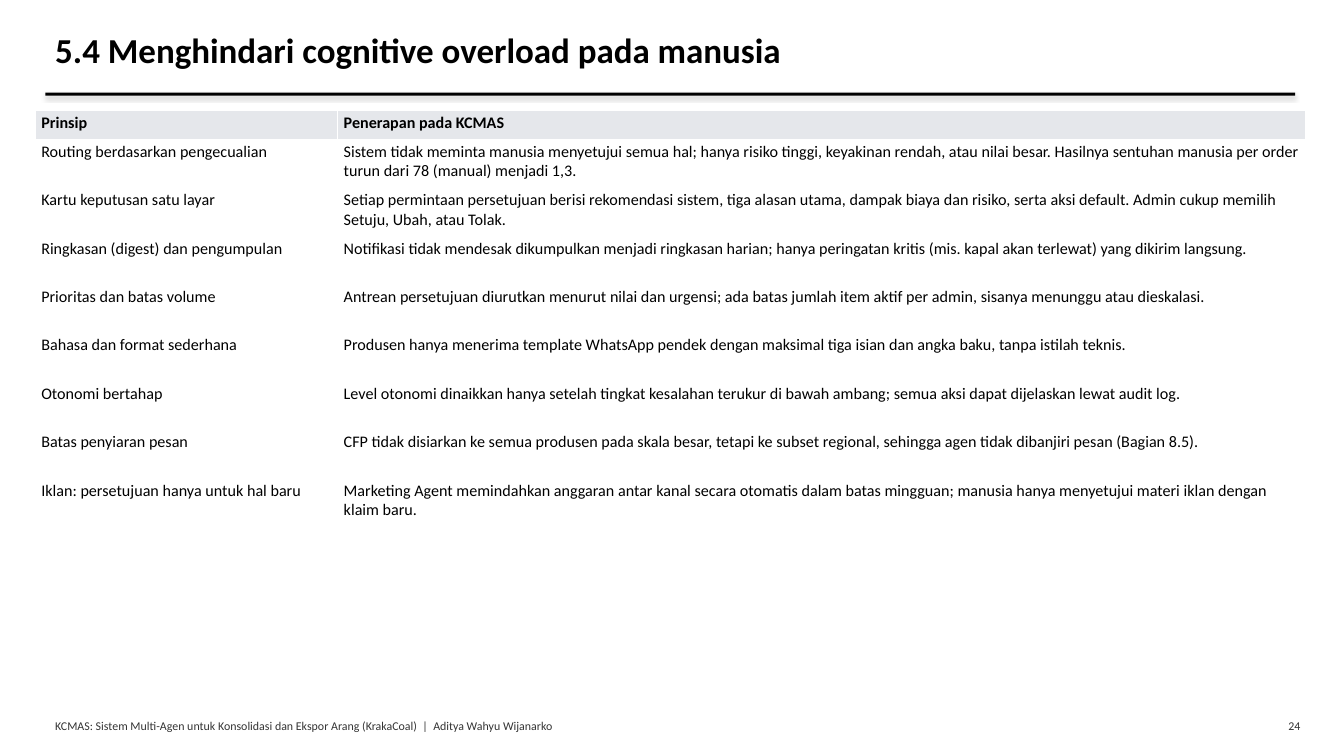
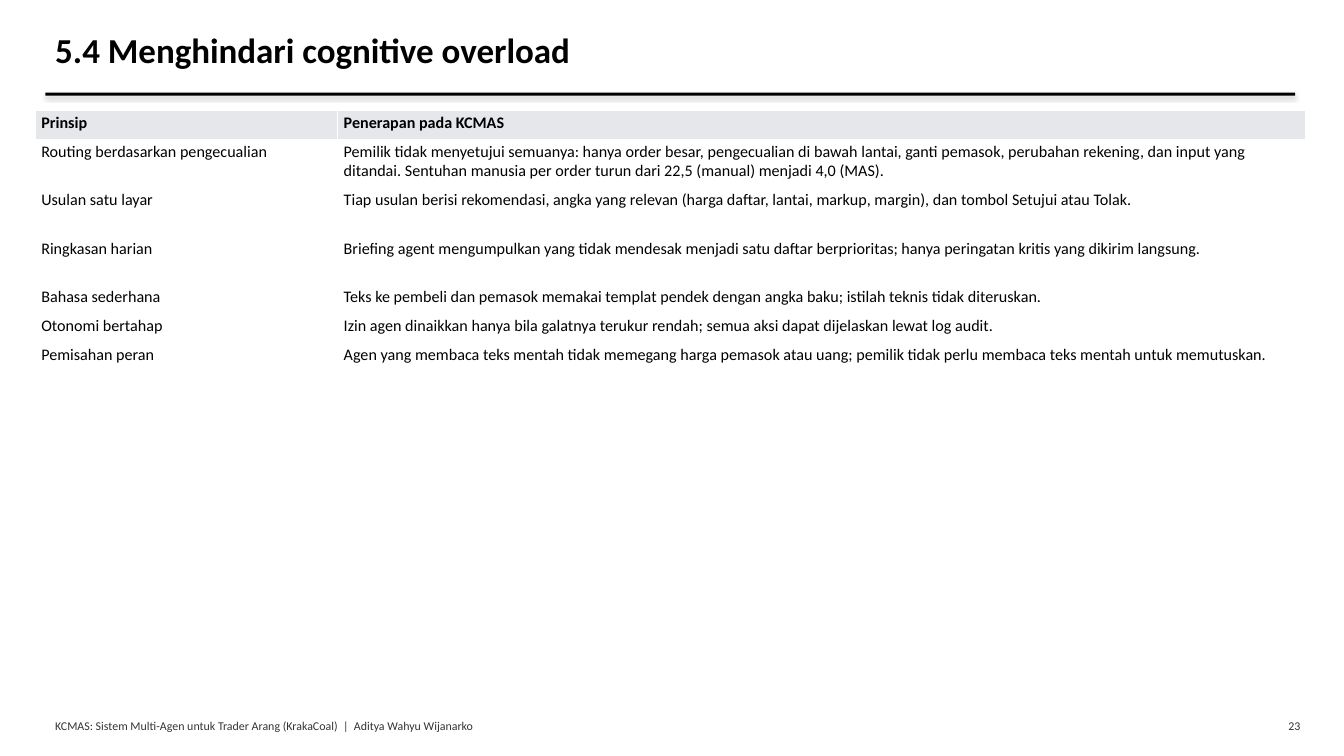
Before and after one commit to AdityaIKO/Agentic-Enterprise, a slide deck: slide 23 of docs/Presentasi_Tugas1.pptx (slide 24 before the commit). Drawn at 1344x756 pixels with LibreOffice and Linux fonts; fonts in the diff are those of the drawing. Boxes give left, top, right and bottom in pixels: in the first picture for what was removed or moved away, otherwise in the second. Text is boxed around its words. In the diff, an @@ line names an element or a change of style, - is before the commit and + after.

```diff
--- a/docs/Presentasi_Tugas1.pptx
+++ b/docs/Presentasi_Tugas1.pptx
@@ text at box(55, 38, 570, 69): text changed @@
-5.4 Menghindari cognitive overload pada manusia
+5.4 Menghindari cognitive overload
@@ table at box(35, 111, 1306, 392) @@
-row 2: Routing berdasarkan pengecualian | Sistem tidak meminta manusia menyetujui semua hal; hanya risiko tinggi, keyakinan rendah, atau nilai besar. Hasilnya sentuhan manusia per order turun dari 78 (manual) menjadi 1,3.
-row 3: Kartu keputusan satu layar | Setiap permintaan persetujuan berisi rekomendasi sistem, tiga alasan utama, dampak biaya dan risiko, serta aksi default. Admin cukup memilih Setuju, Ubah, atau Tolak.
-row 4: Ringkasan (digest) dan pengumpulan | Notifikasi tidak mendesak dikumpulkan menjadi ringkasan harian; hanya peringatan kritis (mis. kapal akan terlewat) yang dikirim langsung.
-row 5: Prioritas dan batas volume | Antrean persetujuan diurutkan menurut nilai dan urgensi; ada batas jumlah item aktif per admin, sisanya menunggu atau dieskalasi.
-row 6: Bahasa dan format sederhana | Produsen hanya menerima template WhatsApp pendek dengan maksimal tiga isian dan angka baku, tanpa istilah teknis.
-row 7: Otonomi bertahap | Level otonomi dinaikkan hanya setelah tingkat kesalahan terukur di bawah ambang; semua aksi dapat dijelaskan lewat audit log.
-row 8: Batas penyiaran pesan | CFP tidak disiarkan ke semua produsen pada skala besar, tetapi ke subset regional, sehingga agen tidak dibanjiri pesan (Bagian 8.5).
-row 9: Iklan: persetujuan hanya untuk hal baru | Marketing Agent memindahkan anggaran antar kanal secara otomatis dalam batas mingguan; manusia hanya menyetujui materi iklan dengan klaim baru.
+row 2: Routing berdasarkan pengecualian | Pemilik tidak menyetujui semuanya: hanya order besar, pengecualian di bawah lantai, ganti pemasok, perubahan rekening, dan input yang ditandai. Sentuhan manusia per order turun dari 22,5 (manual) menjadi 4,0 (MAS).
+row 3: Usulan satu layar | Tiap usulan berisi rekomendasi, angka yang relevan (harga daftar, lantai, markup, margin), dan tombol Setujui atau Tolak.
+row 4: Ringkasan harian | Briefing agent mengumpulkan yang tidak mendesak menjadi satu daftar berprioritas; hanya peringatan kritis yang dikirim langsung.
+row 5: Bahasa sederhana | Teks ke pembeli dan pemasok memakai templat pendek dengan angka baku; istilah teknis tidak diteruskan.
+row 6: Otonomi bertahap | Izin agen dinaikkan hanya bila galatnya terukur rendah; semua aksi dapat dijelaskan lewat log audit.
+row 7: Pemisahan peran | Agen yang membaca teks mentah tidak memegang harga pemasok atau uang; pemilik tidak perlu membaca teks mentah untuk memutuskan.
@@ text at box(55, 721, 473, 732): text changed @@
-KCMAS: Sistem Multi-Agen untuk Konsolidasi dan Ekspor Arang (KrakaCoal) | Aditya Wahyu Wijanarko
+KCMAS: Sistem Multi-Agen untuk Trader Arang (KrakaCoal) | Aditya Wahyu Wijanarko
@@ text at box(1288, 722, 1300, 730): text changed @@
-24
+23
```
Also in this commit, not shown: 27 other slides changed, 25 slides added, 22 slides removed, 53 other files.
